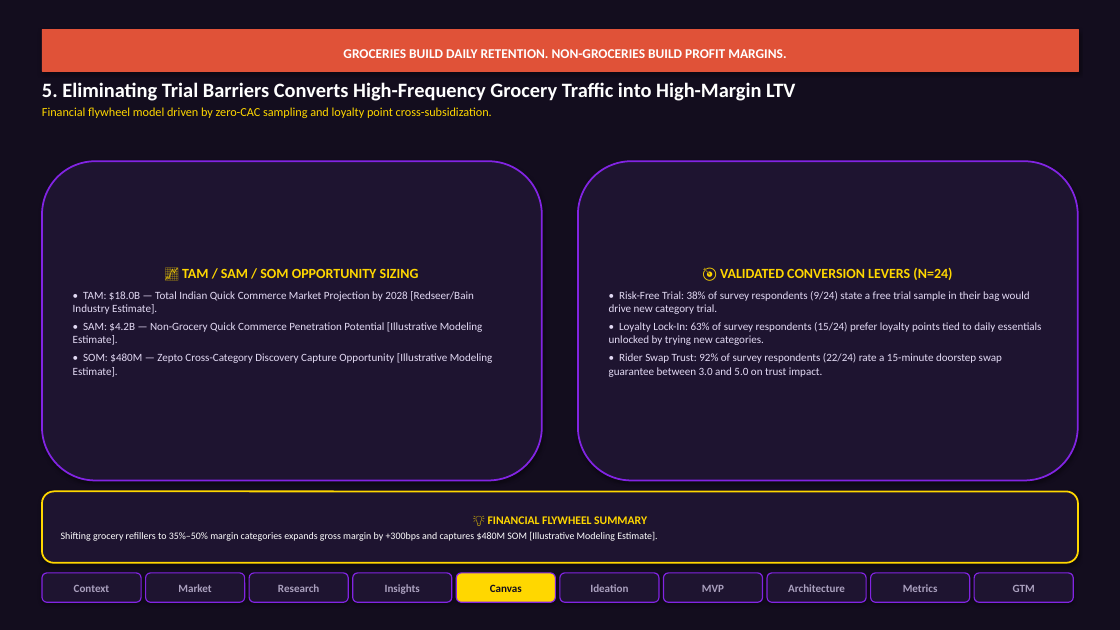
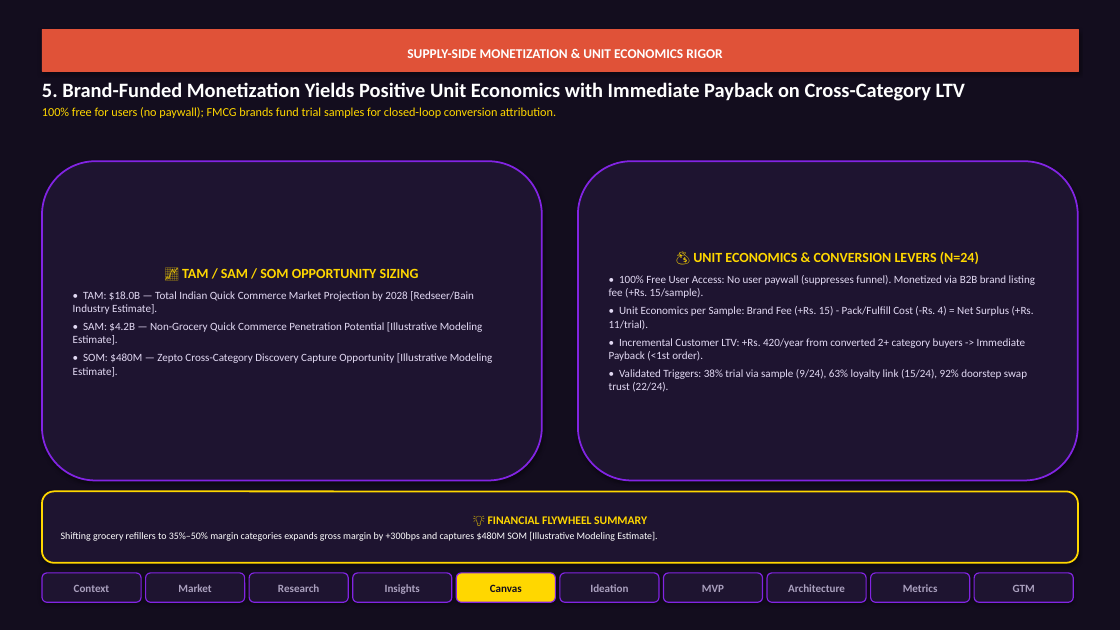
Before and after one commit to akhyashukla03/zeptomvp, a slide deck: slide 5 of NL_Zepto_Growth_PM_Graduation_Project.pptx. Drawn at 1120x630 pixels with LibreOffice and Linux fonts; fonts in the diff are those of the drawing. Boxes give left, top, right and bottom in pixels: in the first picture for what was removed or moved away, otherwise in the second. Text is boxed around its words. In the diff, an @@ line names an element or a change of style, - is before the commit and + after.

Commit message:
Implement 96+ strategic upgrades: repeat habit loop in MVP, category scope concession, unit economics table, data flywheel moat, and randomized holdout incrementality

```diff
--- a/NL_Zepto_Growth_PM_Graduation_Project.pptx
+++ b/NL_Zepto_Growth_PM_Graduation_Project.pptx
@@ text in rectangle at [407, 49, 722, 58]: text changed @@
-GROCERIES BUILD DAILY RETENTION. NON-GROCERIES BUILD PROFIT MARGINS.
+SUPPLY-SIDE MONETIZATION & UNIT ECONOMICS RIGOR
@@ text at [42, 82, 965, 118]: text changed; size 10.5 to 17.5 pt; text colour #FFD700 to #FFFFFF; bold on @@
-5. Eliminating Trial Barriers Converts High-Frequency Grocery Traffic into High-Margin LTV
-Financial flywheel model driven by zero-CAC sampling and loyalty point cross-subsidization.
+5. Brand-Funded Monetization Yields Positive Unit Economics with Immediate Payback on Cross-Category LTV
+100% free for users (no paywall); FMCG brands fund trial samples for closed-loop conversion attribution.
@@ text in rounded rectangle at [609, 252, 1035, 392]: text changed @@
-🎯 VALIDATED CONVERSION LEVERS (N=24)
-• Risk-Free Trial: 38% of survey respondents (9/24) state a free trial sample in their bag would drive new category trial.
-• Loyalty Lock-In: 63% of survey respondents (15/24) prefer loyalty points tied to daily essentials unlocked by trying new categories.
-• Rider Swap Trust: 92% of survey respondents (22/24) rate a 15-minute doorstep swap guarantee between 3.0 and 5.0 on trust impact.
+💰 UNIT ECONOMICS & CONVERSION LEVERS (N=24)
+• 100% Free User Access: No user paywall (suppresses funnel). Monetized via B2B brand listing fee (+Rs. 15/sample).
+• Unit Economics per Sample: Brand Fee (+Rs. 15) - Pack/Fulfill Cost (-Rs. 4) = Net Surplus (+Rs. 11/trial).
+• Incremental Customer LTV: +Rs. 420/year from converted 2+ category buyers -> Immediate Payback (<1st order).
+• Validated Triggers: 38% trial via sample (9/24), 63% loyalty link (15/24), 92% doorstep swap trust (22/24).
```
Also in this commit, not shown: 9 other slides changed, 5 other files.
